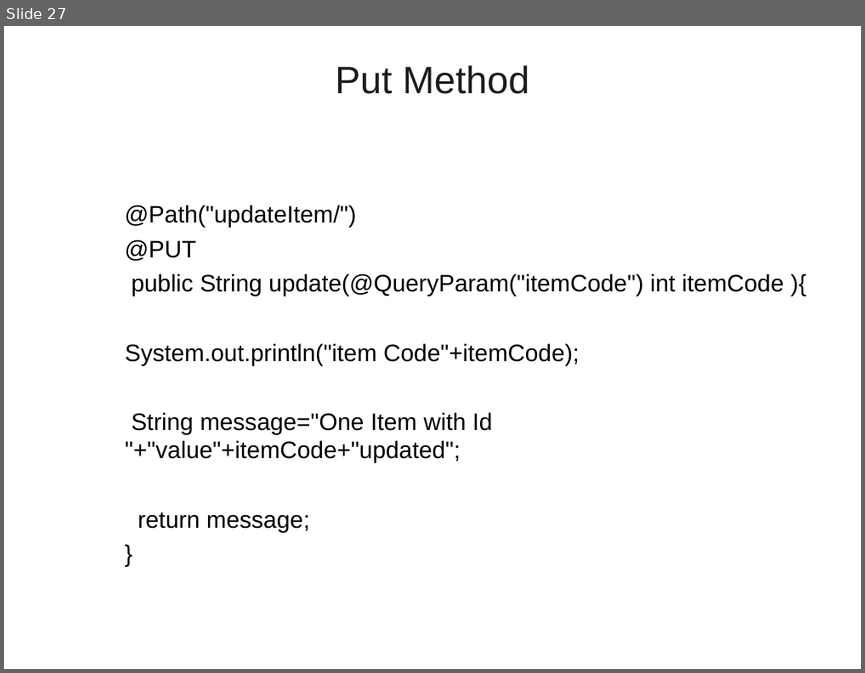
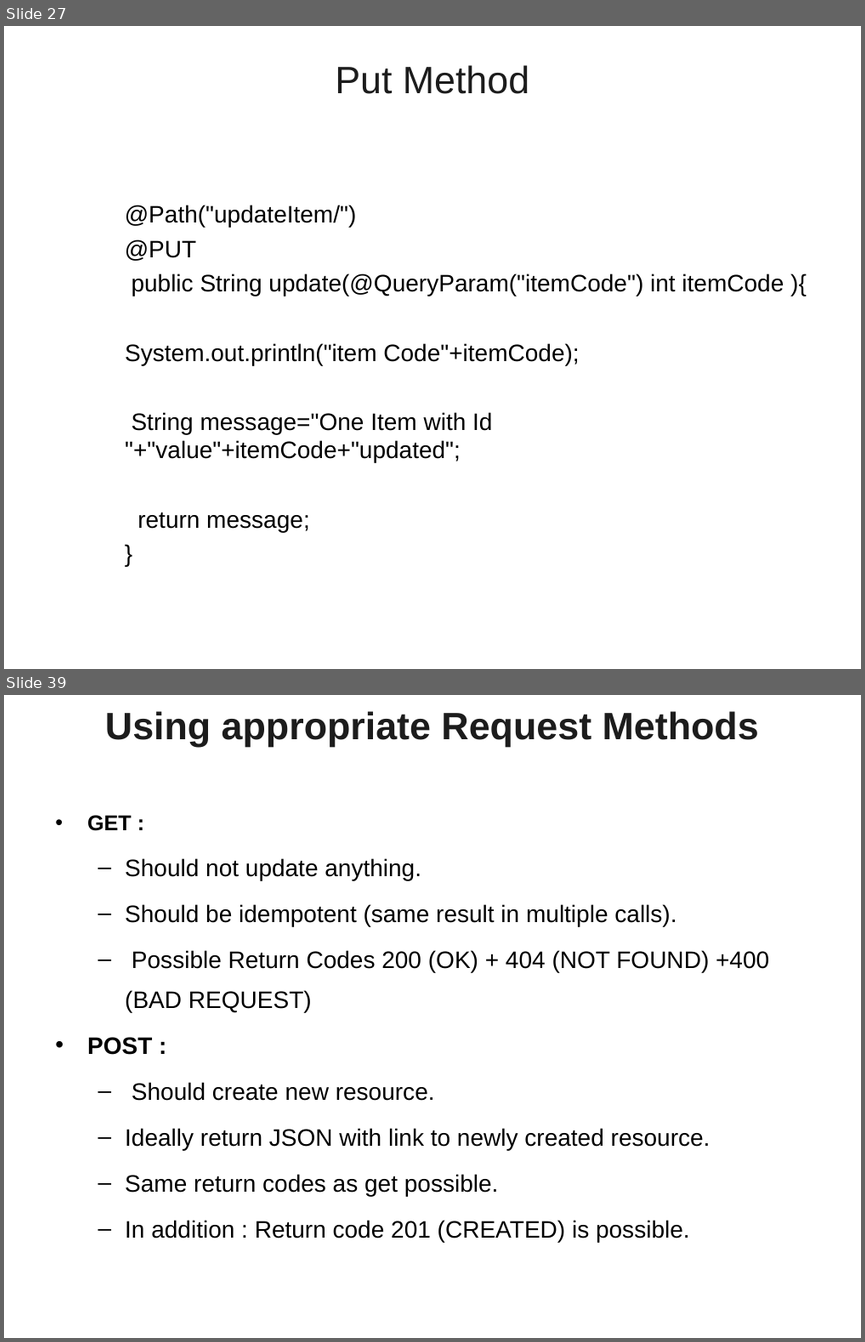
Before and after one commit to vatsanTraining/tieto_2022, a slide deck: Rest_WebService.ppt. Shown one above the other, each under a label of ours: slide 27 before the commit, slides 27 and 39 after it; the slides between them are not shown. The pictures are 865x673 and 865x1342 pixels, drawn with LibreOffice and Linux fonts; fonts in the diff are those of the drawing; background and template pictures are left out. Boxes give left, top, right and bottom in pixels: in the first picture for what was removed or moved away, otherwise in the second. Text is boxed around its words. In the diff, an @@ line names an element or a change of style, - is before the commit and + after.

```diff
--- a/Rest_WebService.ppt
+++ b/Rest_WebService.ppt
@@ slide 39 added at [4, 695, 861, 1338], background picture (left out) @@
@@ title added at [105, 711, 759, 747], 32 pt, text #1C1C1C, bold @@
+Using appropriate Request Methods
@@ text added at [87, 815, 769, 1242], 20 pt, text #000000 @@
+• GET :
+  – Should not update anything.
+  – Should be idempotent (same result in multiple calls).
+  – Possible Return Codes 200 (OK) + 404 (NOT FOUND) +400 (BAD REQUEST)
+• POST :
+  – Should create new resource.
+  – Ideally return JSON with link to newly created resource.
+  – Same return codes as get possible.
+  – In addition : Return code 201 (CREATED) is possible.
```
Also in this commit, not shown: 32 other slides added.
